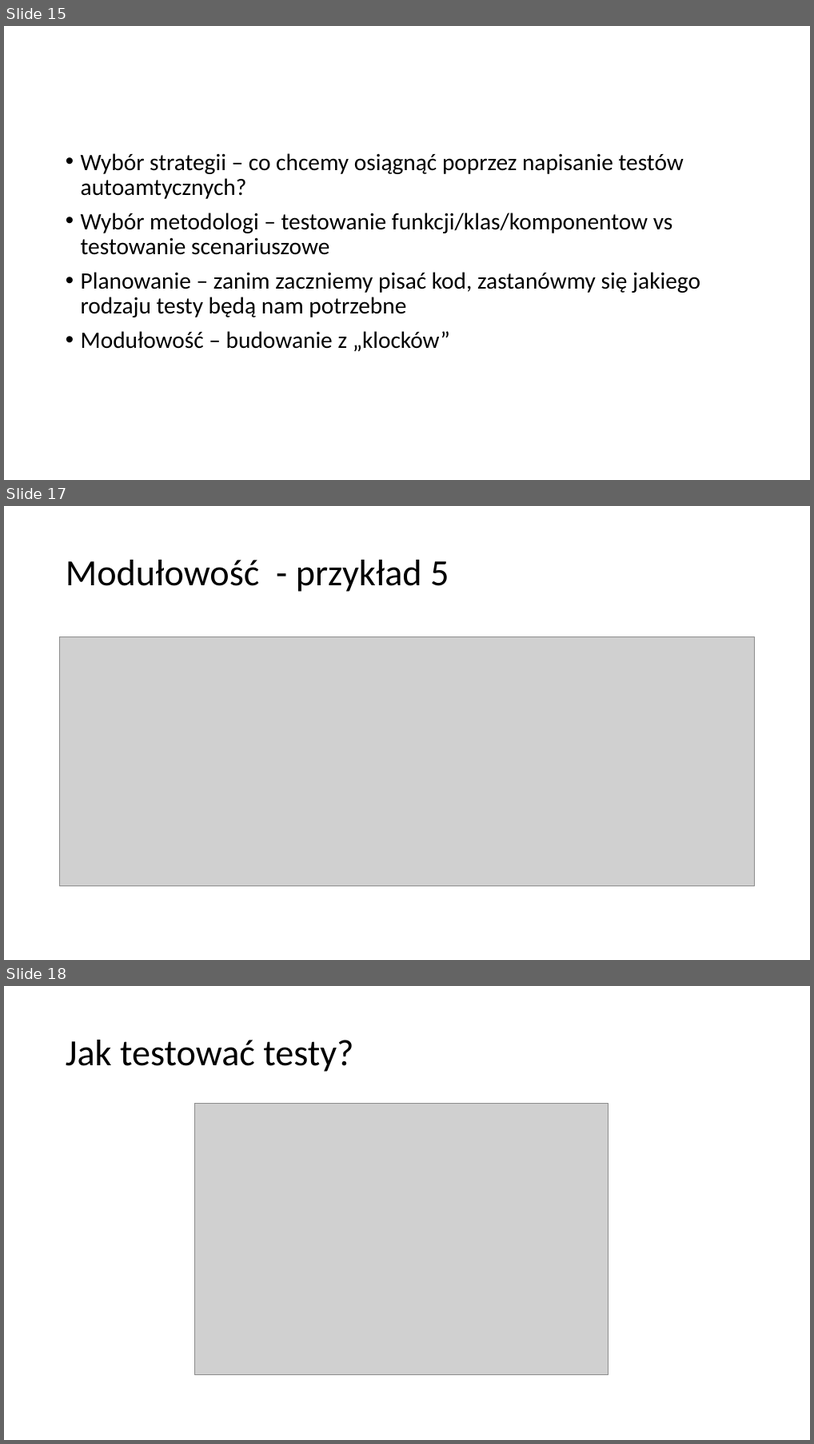
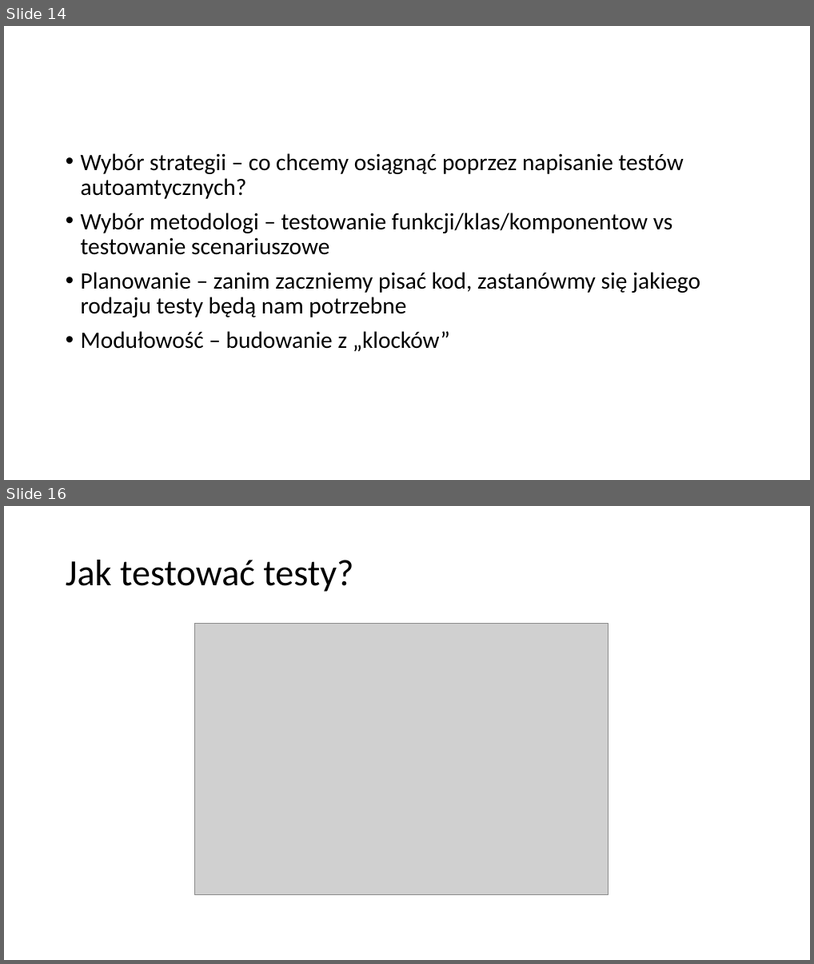
Before and after one commit to plitwinski/automated-tests-presentation, a slide deck: presentation/polish/Automatycznie testowalne aplikacje w srodowisku rozproszonym.pptx. Shown one above the other, each under a label of ours: slides 15, 17 and 18 before the commit, slides 14 and 16 after it; the slides between them are not shown. The pictures are 814x1444 and 814x964 pixels, drawn with LibreOffice and Linux fonts; fonts in the diff are those of the drawing; grey boxes stand for pictures. Boxes give left, top, right and bottom in pixels: in the first picture for what was removed or moved away, otherwise in the second. Text is boxed around its words. In the diff, an @@ line names an element or a change of style, - is before the commit and + after.

```diff
--- a/presentation/polish/Automatycznie testowalne aplikacje w srodowisku rozproszonym.pptx
+++ b/presentation/polish/Automatycznie testowalne aplikacje w srodowisku rozproszonym.pptx
@@ slide 17 removed at [4, 506, 810, 960], background #FFFFFF @@
@@ title removed at [66, 560, 449, 592] @@
-Modułowość - przykład 5
@@ picture removed at [60, 637, 755, 885] @@
@@ what was slide 15 is now slide 14 @@
@@ what was slide 18 is now slide 16 @@
```
Also in this commit, not shown: 4 slides changed, 1 slide added, 2 other slides removed, 1 other file.
